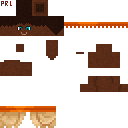
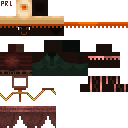
Revision of a layered w=128, h=128 image; what changed, layer by layer:
removed layer "villager.png copy" from group "Temp Group" over [0, 0, 128, 92]
added layer "desert head and hat" in group "Temp Group" over [0, 0, 64, 28]
painted on "desert.png #1" over [0, 0, 128, 128]
